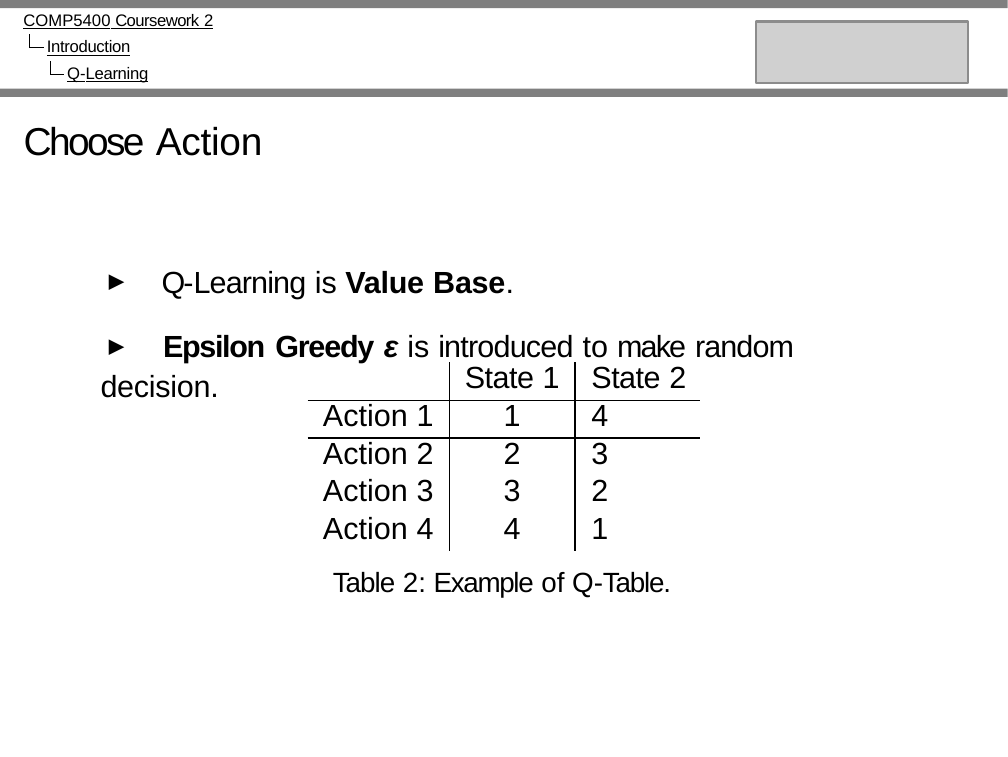
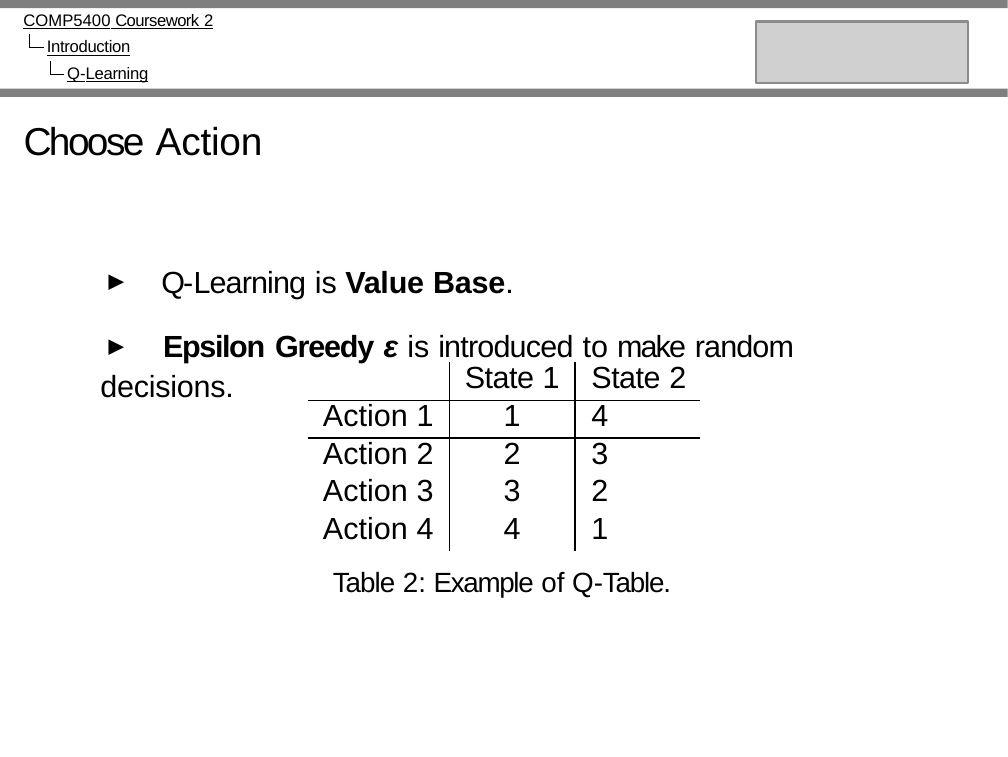
Before and after one commit to Neowless/COMP5400_Courework2, a slide deck: slide 8 of University_of_Leeds_Beamer_template__1_.pptx. Drawn at 1008x757 pixels with LibreOffice and Linux fonts; fonts in the diff are those of the drawing; grey boxes stand for pictures. Boxes give left, top, right and bottom in pixels: in the first picture for what was removed or moved away, otherwise in the second. Text is boxed around its words. In the diff, an @@ line names an element or a change of style, - is before the commit and + after.

```diff
--- a/University_of_Leeds_Beamer_template__1_.pptx
+++ b/University_of_Leeds_Beamer_template__1_.pptx
@@ text at (x1=100, y1=335, x2=794, y2=398): text changed @@
-▶ Epsilon Greedy ε is introduced to make random decision.
+▶ Epsilon Greedy ε is introduced to make random decisions.
```
Also in this commit, not shown: 8 other slides changed, 2 other files.
